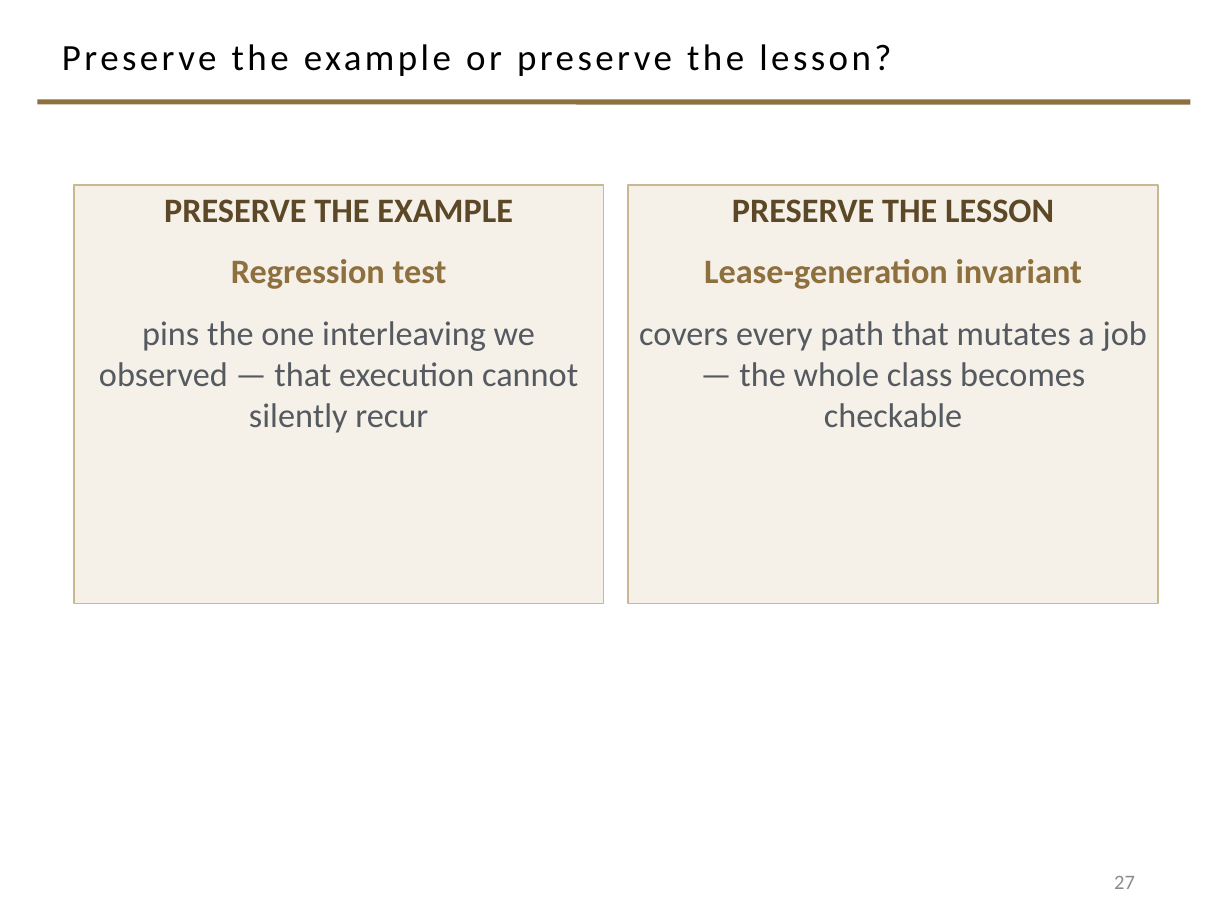
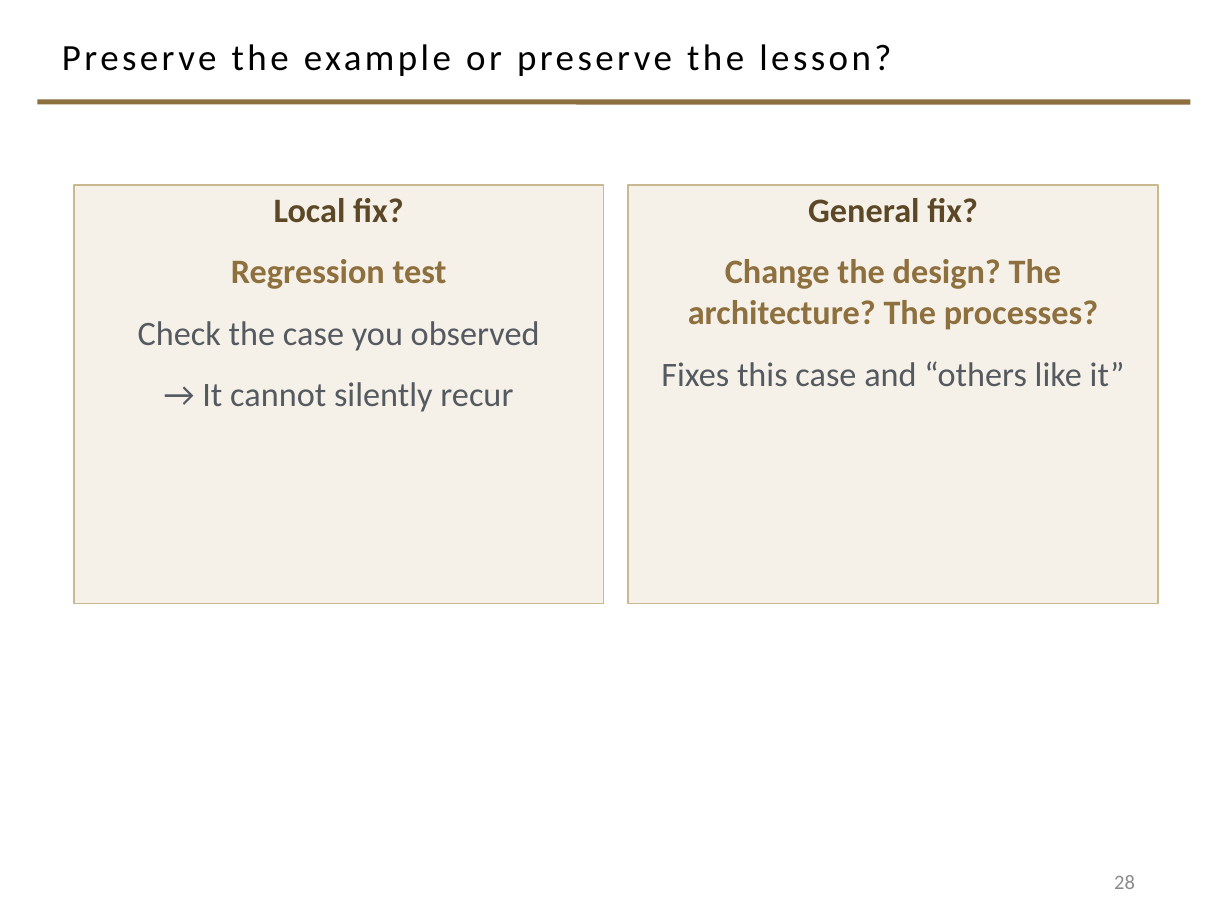
Before and after one commit to davisjam/model-based-agentic-software-engineering, a slide deck: slide 28 of course/lectures/act-2-delegation-and-control/04-failure-aware-engineering/2-4-Failure-Aware-Engineering.pptx (slide 27 before the commit). Drawn at 1232x924 pixels with LibreOffice and Linux fonts; fonts in the diff are those of the drawing; background and template pictures are left out. Boxes give left, top, right and bottom in pixels: in the first picture for what was removed or moved away, otherwise in the second. Text is boxed around its words. In the diff, an @@ line names an element or a change of style, - is before the commit and + after.

Commit message:
deck 2-4: the author's final version for today's delivery
Author-authored, declared correct, copied in as-is. Verified newer rather than a stale
re-download (13:18 vs the repo's 09:22) and integrity-checked before commit; the "(2)"
filename was Downloads de-duplicating, not an older export.

Net 34 slides, same as before. Added two:
- 19 "Which model seems appropriate to this failure?" — recaps all four causal models
  (individual / Swiss cheese / organizational / system-wide control) immediately before
  the diagnosis exercise, so the exercise opens on the frames rather than recalling them
- 25 "STRETCH BREAK" — placed at the section boundary between the Instagram exercise and
  the convert-to-knowledge section

Consolidated one: the separate "How will the next engineer know?" and "How will the
agent know?" slides become a single "How will the next human engineer or agent know?",
putting both recipients on one surface.

Dropped one: "What does the evidence actually support?" (the OBSERVED / GENERALIZED
MECHANISM / UNSUPPORTED GENERALIZATION inference exercise).

Retitles sharpen several slides toward the claim they make: "2009-2016: The cheat works";
"It works as designed and produces harmful outcomes"; 'How do we establish "lessons
learned"?'; "Imagine a race condition. Diagnosis reopens the design space"; "Rule:
Convert failure lessons into engineering structure".

Verified: 34 slides, 0 duplicate zip entries, zip CRC clean, check_pptx_opc PASS,
check_pptx_schema PASS. Prior version parked at /tmp/deck-prev-261015.1318.pptx.

```diff
--- a/course/lectures/act-2-delegation-and-control/04-failure-aware-engineering/2-4-Failure-Aware-Engineering.pptx
+++ b/course/lectures/act-2-delegation-and-control/04-failure-aware-engineering/2-4-Failure-Aware-Engineering.pptx
@@ text in rectangle at <box>274,198,404,223</box>: text changed @@
-PRESERVE THE EXAMPLE
+Local fix?
@@ text in rectangle at <box>661,198,1125,386</box>: text changed; text colour #555960 to #8E6F3E; bold on @@
-PRESERVE THE LESSON
-Lease-generation invariant
-covers every path that mutates a job — the whole class becomes checkable
+General fix?
+Change the design? The architecture? The processes?
+Fixes this case and “others like it”
@@ text in rectangle at <box>138,321,540,412</box>: text changed @@
-pins the one interleaving we observed — that execution cannot silently recur
+Check the case you observed
+→ It cannot silently recur
@@ page number at <box>1114,875,1135,889</box>: text changed @@
-27
+28
```
Also in this commit, not shown: 14 other slides changed, 2 slides added, 2 slides removed.
